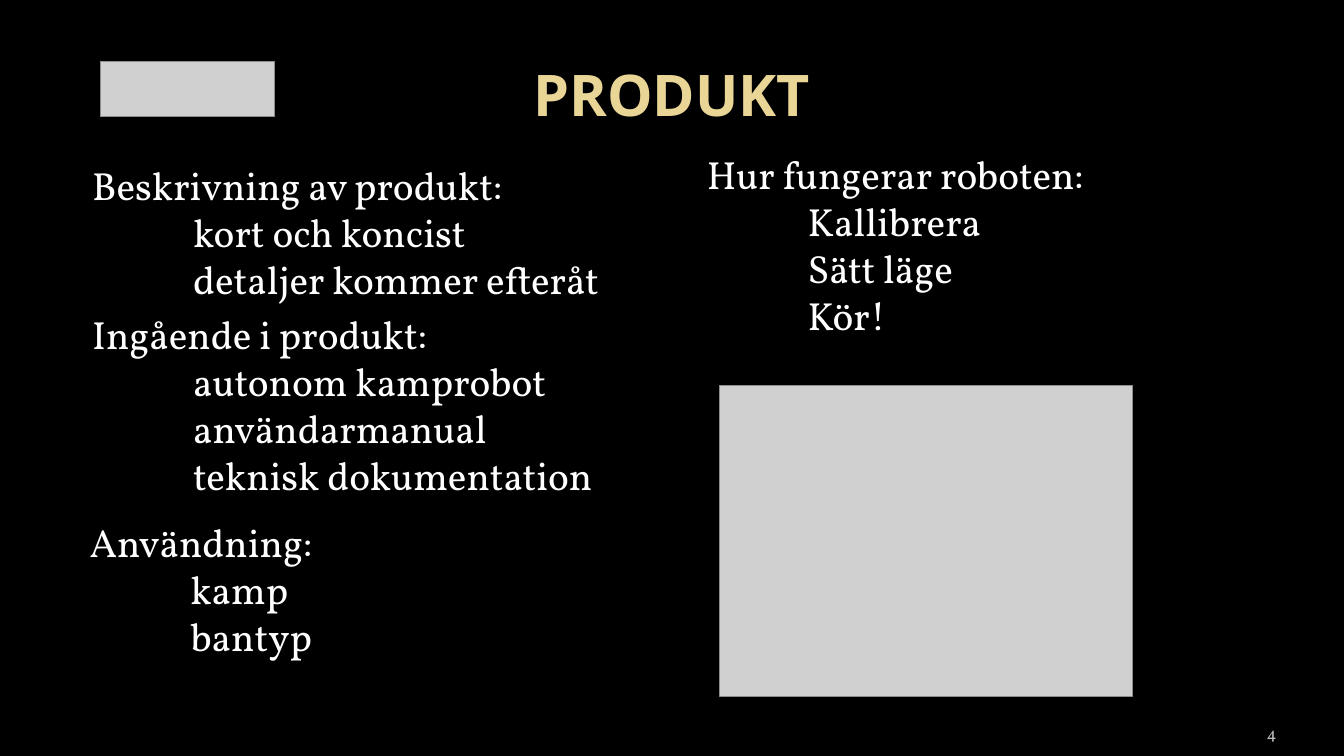
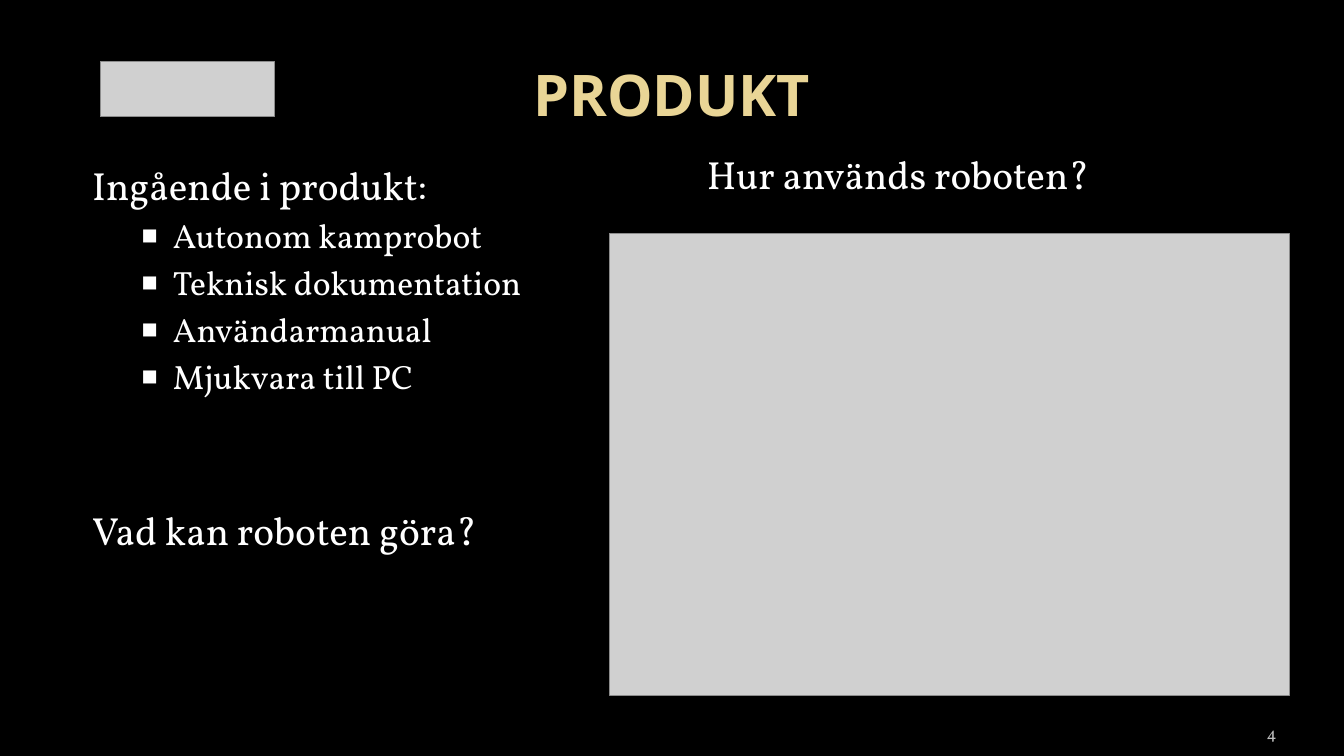
Before and after one commit to towni0/TSEA29---MrRobot, a slide deck: slide 4 of docs/TSEA29 - presentation v.01.pptx. Drawn at 1344x756 pixels with LibreOffice and Linux fonts; fonts in the diff are those of the drawing; grey boxes stand for pictures; background and template pictures are left out. Boxes give left, top, right and bottom in pixels: in the first picture for what was removed or moved away, otherwise in the second. Text is boxed around its words. In the diff, an @@ line names an element or a change of style, - is before the commit and + after.

```diff
--- a/docs/TSEA29 - presentation v.01.pptx
+++ b/docs/TSEA29 - presentation v.01.pptx
@@ text at box(92, 172, 521, 555): text changed; size 28 to 24 pt @@
-Beskrivning av produkt:
-kort och koncist
-detaljer kommer efteråt
-Ingående i produkt:
-autonom kamprobot
-användarmanual
-teknisk dokumentation
+Ingående i produkt:
+  ■ Autonom kamprobot
+  ■ Teknisk dokumentation
+  ■ Användarmanual
+  ■ Mjukvara till PC
+Vad kan roboten göra?
@@ text at box(707, 161, 1089, 190): text changed @@
-Hur fungerar roboten:
-Kallibrera
-Sätt läge
-Kör!
+Hur används roboten?
@@ picture: place and size @@
-picture at box(720, 386, 1132, 697)
+picture at box(610, 234, 1290, 696)
@@ text removed at box(90, 529, 313, 661) @@
-Användning:
-kamp
-bantyp
```
Also in this commit, not shown: 6 other slides changed.
